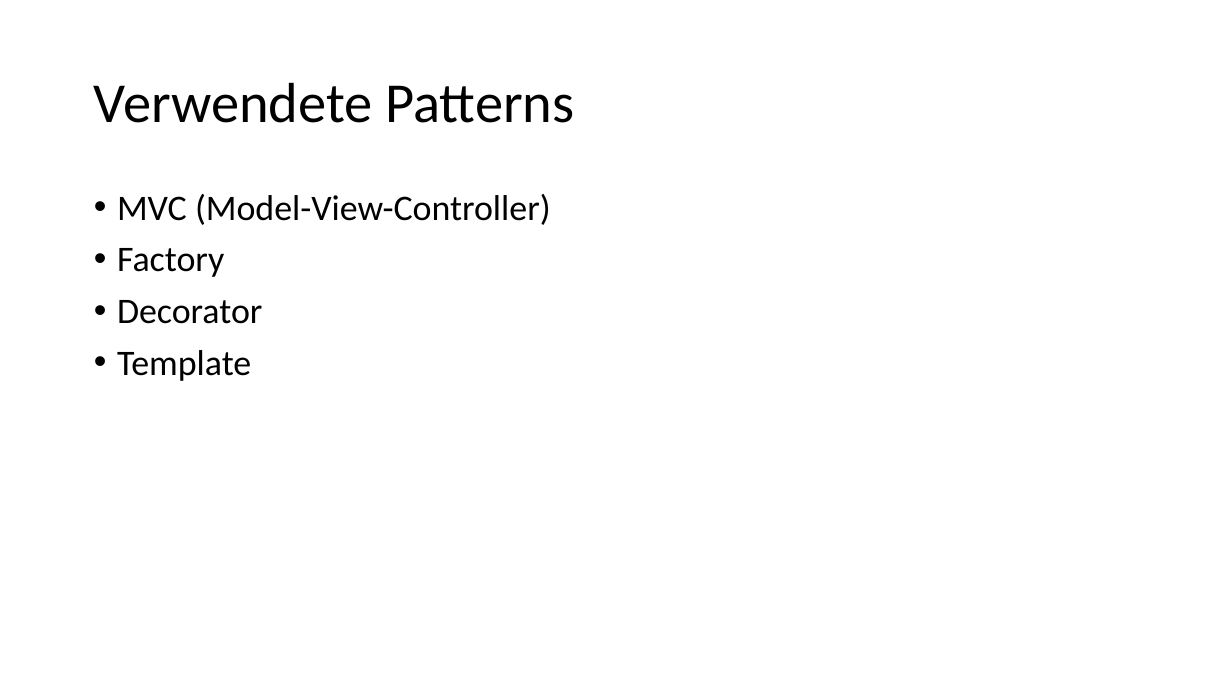
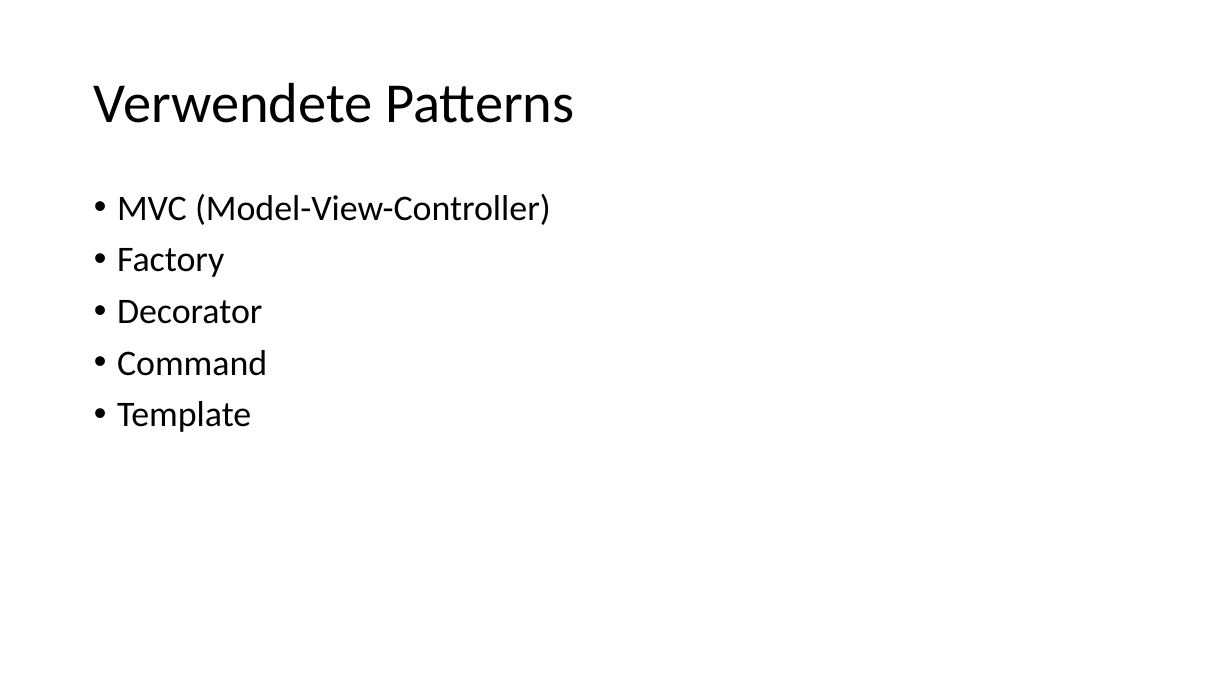
Before and after one commit to SWEHashiSG/hashi, a slide deck: slide 4 of documentation/Präsentation_Hashi_TeamSG.pptx. Drawn at 1232x693 pixels with LibreOffice and Linux fonts; fonts in the diff are those of the drawing. Boxes give left, top, right and bottom in pixels: in the first picture for what was removed or moved away, otherwise in the second. Text is boxed around its words. In the diff, an @@ line names an element or a change of style, - is before the commit and + after.

```diff
--- a/documentation/Präsentation_Hashi_TeamSG.pptx
+++ b/documentation/Präsentation_Hashi_TeamSG.pptx
@@ text at box(117, 350, 267, 376): paragraph added @@
+• Command
```
Also in this commit, not shown: 1 slide added, 1 other file.
